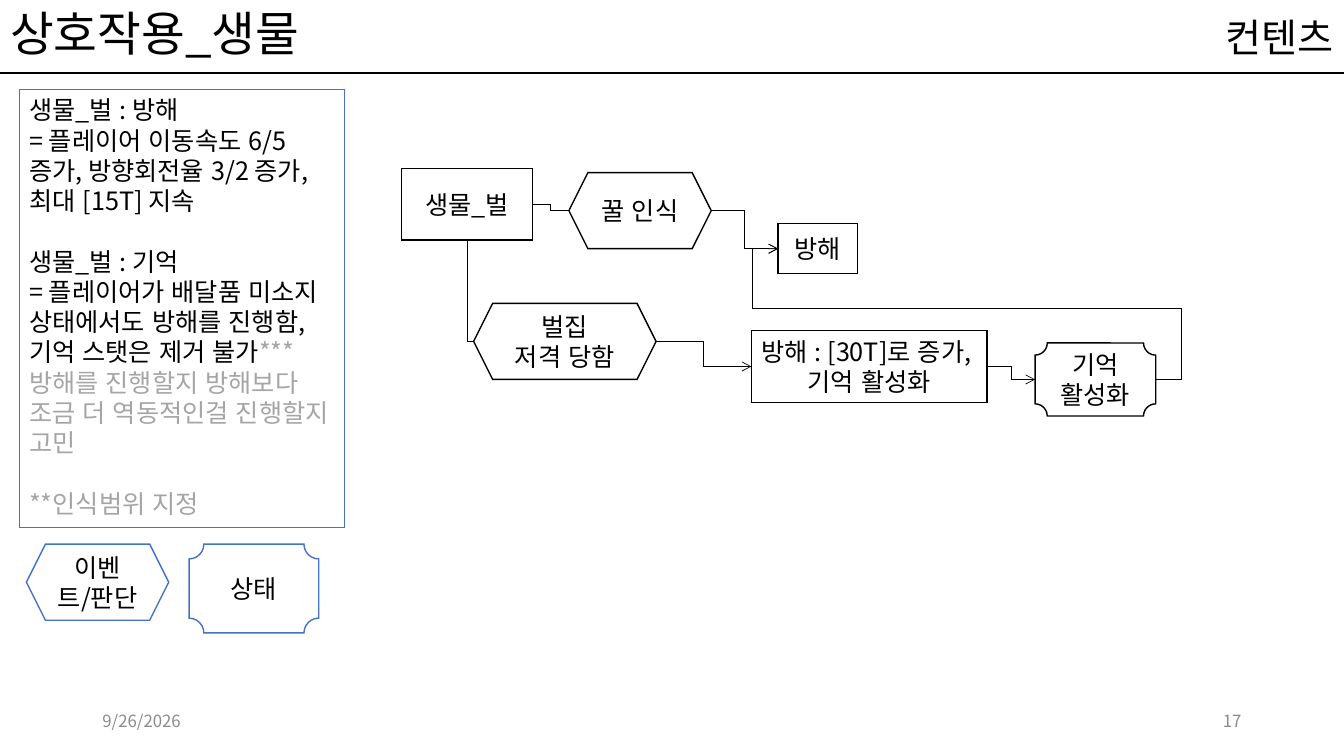
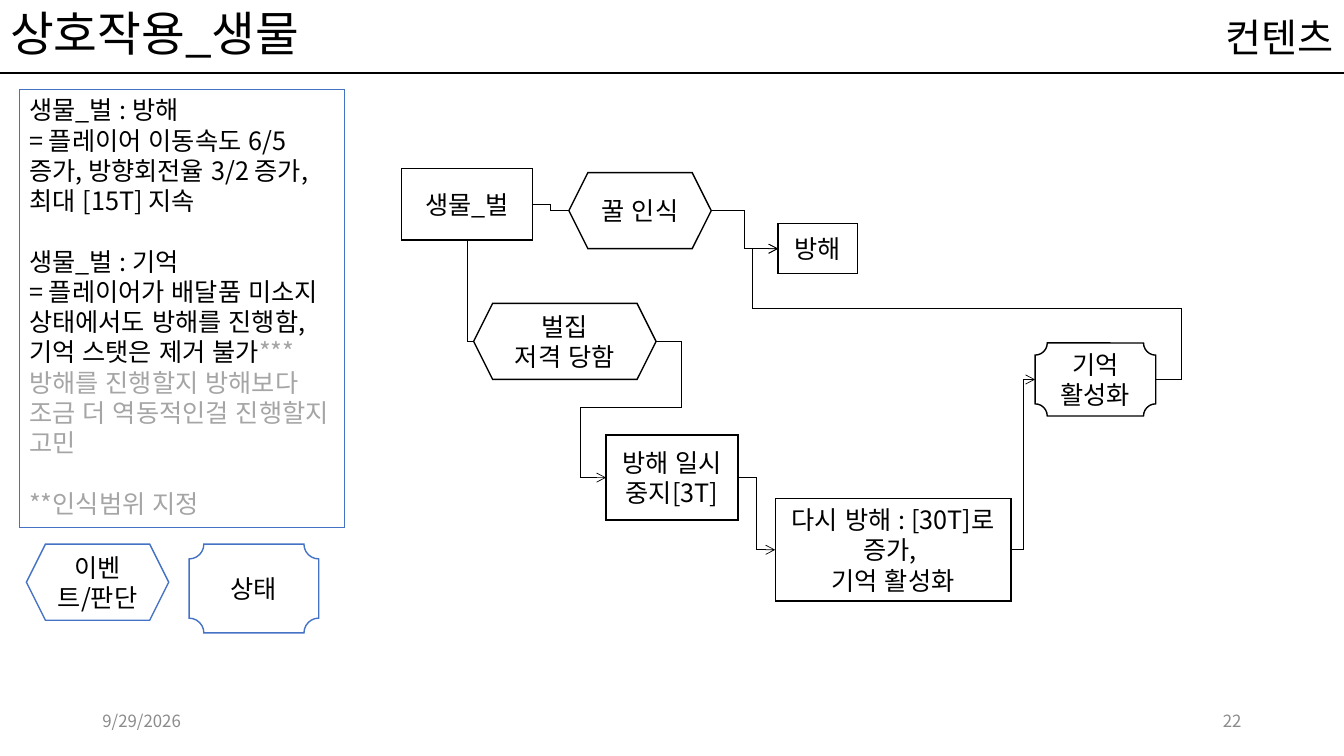
Before and after one commit to kwakyerin/2026_Graduation_Project, a slide deck: slide 22 of documents/HyunahKwon/design/designing/for_teammates/배트와 달트_기획서.pptx (slide 17 before the commit). Drawn at 1344x756 pixels with LibreOffice and Linux fonts; fonts in the diff are those of the drawing. Boxes give left, top, right and bottom in pixels: in the first picture for what was removed or moved away, otherwise in the second. Text is boxed around its words. In the diff, an @@ line names an element or a change of style, - is before the commit and + after.

```diff
--- a/documents/HyunahKwon/design/designing/for_teammates/배트와 달트_기획서.pptx
+++ b/documents/HyunahKwon/design/designing/for_teammates/배트와 달트_기획서.pptx
@@ elbow arrow moved from (987, 367) - (1035, 379) to (656, 342) - (606, 478) @@
@@ elbow arrow removed from (656, 342) to (751, 367) @@
@@ elbow arrow added from (1011, 549) to (1035, 379), #000000 0.5 pt @@
@@ rectangle added at (x1=606, y1=436, x2=738, y2=520), fill #FFFFFF, outline #000000 1 pt, 18 pt, text #000000 @@
+방해 일시 중지[3T]
@@ elbow arrow added from (738, 478) to (775, 549), #000000 0.5 pt @@
@@ rectangle "다시 방해 : [30T]로 증가," resized from (x1=751, y1=331, x2=987, y2=402) to (x1=775, y1=499, x2=1011, y2=601) @@
@@ text in rectangle at (x1=792, y1=508, x2=994, y2=564): text changed @@
-방해 : [30T]로 증가,
+다시 방해 : [30T]로 증가,
@@ text at (x1=102, y1=714, x2=180, y2=730): text changed @@
-9/26/2026
+9/29/2026
@@ page number at (x1=1223, y1=714, x2=1242, y2=727): text changed @@
-17
+22
```
Also in this commit, not shown: 21 other slides changed, 13 slides added, 1 slide removed, 3 other files.
